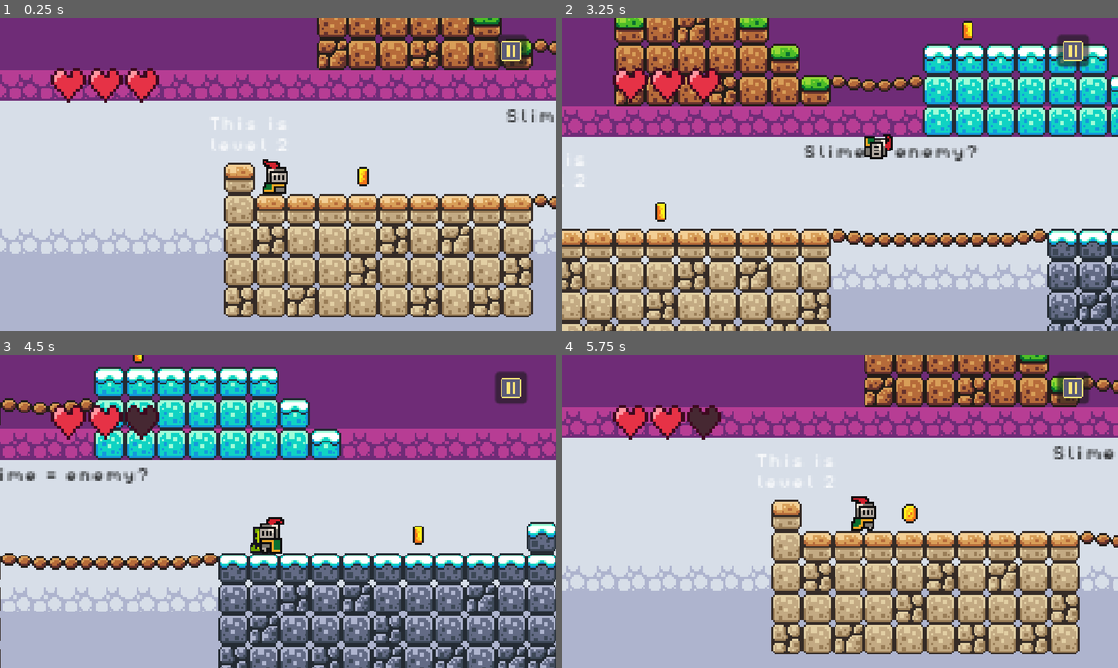
Above: before the commit, frames 1-4 (two rows, left to right).
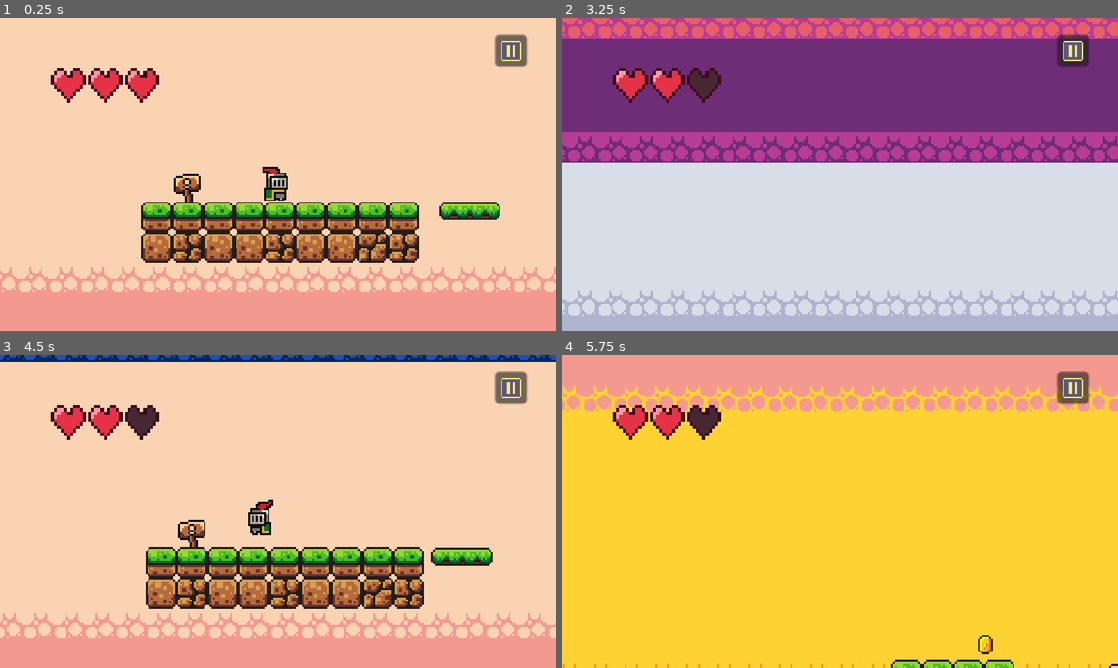
Above: after the commit, the same moments.

Repository: sparklydinosaur310-design/My-cool-game
Game: Godot game, scene res://scenes/level_2.tscn
Two runs of this game, one before a commit and one after it. Both use one fixed random seed, a clock stepped at 60 frames per second and the inputs below. This scene is started directly instead of the project's main scene.
Inputs (mouse positions are in pixels of both pictures, inside the frame that each line leads up to):
- Up to frame 1 (0.25 s): no input
- Up to frame 2 (3.25 s): tap Enter (ui_accept) at 0.5, 0.8, 1.35, 2.3, 2.85 s; move the mouse to (962, 158) at 0.52 s; hold E (interact) 0.53-1.28 s; hold Right (move_right) 0.53-2.03 s; click (962, 158) at 0.67 s; tap Space (jump) at 0.77, 1.52, 3.02 s; move the mouse to (728, 190) at 1.27 s; click (728, 190) at 1.42 s; tap E (interact) at 1.55, 3.05 s; move the mouse to (895, 105) at 2.02 s; hold Left (move_left) 2.03-2.78 s; hold E (interact) 2.03-2.78 s; click (895, 105) at 2.17 s; move the mouse to (812, 237) at 2.77 s; hold Right (move_right) from 2.78 s (still down); click (812, 237) at 2.92 s
- Up to frame 3 (4.5 s): move the mouse to (444, 558) at 3.52 s; tap Alt at 3.6 s; click (444, 558) at 3.67 s; tap Space (jump) at 3.77 s; tap Enter (ui_accept) at 3.8 s; move the mouse to (111, 464) at 4.27 s; release Right (move_right) at 4.28 s; hold Left (move_left) from 4.28 s (still down); tap Shift at 4.35 s; click (111, 464) at 4.42 s
- Up to frame 4 (5.75 s): tap Space (jump) at 4.52 s; tap E (interact) at 4.55 s; move the mouse to (867, 511) at 5.02 s; release Left (move_left) at 5.03 s; hold Right (move_right) from 5.03 s (still down); hold E (interact) from 5.03 s (still down); click (867, 511) at 5.17 s; tap Enter (ui_accept) at 5.3 s

The runs differ from the first frame. In frame 1, 97% of the frame differs, in the area x 0-100%, y 0-100%; in frame 2, 60%; in frame 3, 98%; in frame 4, 98%.

Commit message:
editing end screen

Diff:
--- a/my-cool-game/scenes/end_screen.tscn
+++ b/my-cool-game/scenes/end_screen.tscn
@@ -1,6 +1,5 @@
 [gd_scene format=3 uid="uid://cngmtu5bbt5wn"]
 
-[ext_resource type="FontFile" uid="uid://ct4o260airba6" path="res://assets/fonts/PixelOperator8.ttf" id="1_6e1uj"]
 [ext_resource type="Script" uid="uid://dejy58beecej8" path="res://scripts/end_screen.gd" id="1_jc7ji"]
 [ext_resource type="Script" uid="uid://08ovlqx1ogvj" path="res://scripts/stars.gd" id="2_87vmq"]
 [ext_resource type="FontFile" uid="uid://dbcf76556ij8c" path="res://assets/fonts/PixelOperator8-Bold.ttf" id="2_jc7ji"]
@@ -33,20 +32,7 @@
 mouse_filter = 2
 script = ExtResource("2_87vmq")
 
-[node name="Credits" type="Label" parent="." unique_id=889002194]
-layout_mode = 1
-anchors_preset = 10
-anchor_right = 1.0
-offset_top = 74.0
-offset_bottom = 125.0
-grow_horizontal = 2
-theme_override_fonts/font = ExtResource("1_6e1uj")
-theme_override_font_sizes/font_size = 24
-text = "My cool game
-Made by Salvador"
-horizontal_alignment = 1
-
-[node name="Stats" type="VBoxContainer" parent="." unique_id=515599091]
+[node name="Roll" type="VBoxContainer" parent="." unique_id=515599091]
 layout_mode = 1
 anchors_preset = 8
 anchor_left = 0.5
@@ -60,31 +46,64 @@
 grow_horizontal = 2
 grow_vertical = 2
 
-[node name="Title" type="Label" parent="Stats" unique_id=1229692250]
+[node name="Title" type="Label" parent="Roll" unique_id=1229692250]
 layout_mode = 2
 theme_override_fonts/font = ExtResource("2_jc7ji")
 theme_override_font_sizes/font_size = 32
-text = "Thanks for Playing!"
+text = "My cool game"
+horizontal_alignment = 1
 
-[node name="CoinsLabel" type="Label" parent="Stats" unique_id=612873585]
+[node name="Credits" type="Label" parent="Roll" unique_id=958953925]
+layout_mode = 2
+theme_override_fonts/font = ExtResource("2_jc7ji")
+theme_override_font_sizes/font_size = 24
+text = "Made by Salvador"
+horizontal_alignment = 1
+
+[node name="Spacer" type="Control" parent="Roll" unique_id=1656807664]
+custom_minimum_size = Vector2(0, 150)
+layout_mode = 2
+
+[node name="Thanks" type="Label" parent="Roll" unique_id=1868535411]
+layout_mode = 2
+theme_override_fonts/font = ExtResource("2_jc7ji")
+theme_override_font_sizes/font_size = 32
+text = "Thanks for playing!"
+horizontal_alignment = 1
+
+[node name="CoinsLabel" type="Label" parent="Roll" unique_id=612873585]
 layout_mode = 2
 theme_override_fonts/font = ExtResource("2_jc7ji")
 theme_override_font_sizes/font_size = 24
 
-[node name="DeathsLabel" type="Label" parent="Stats" unique_id=784835842]
+[node name="SlimesLabel" type="Label" parent="Roll" unique_id=1540101234]
 layout_mode = 2
 theme_override_fonts/font = ExtResource("2_jc7ji")
 theme_override_font_sizes/font_size = 24
 
-[node name="TimeLabel" type="Label" parent="Stats" unique_id=2077944026]
+[node name="DeathsLabel" type="Label" parent="Roll" unique_id=784835842]
 layout_mode = 2
 theme_override_fonts/font = ExtResource("2_jc7ji")
 theme_override_font_sizes/font_size = 24
 
-[node name="MenuButton" type="Button" parent="Stats" unique_id=938422105]
+[node name="TimeLabel" type="Label" parent="Roll" unique_id=2077944026]
+layout_mode = 2
+theme_override_fonts/font = ExtResource("2_jc7ji")
+theme_override_font_sizes/font_size = 24
+
+[node name="BestLabel" type="Label" parent="Roll" unique_id=35755039]
+layout_mode = 2
+theme_override_fonts/font = ExtResource("2_jc7ji")
+theme_override_font_sizes/font_size = 24
+
+[node name="Spacer2" type="Control" parent="Roll" unique_id=41342618]
+custom_minimum_size = Vector2(0, 60)
+layout_mode = 2
+
+[node name="MenuButton" type="Button" parent="Roll" unique_id=938422105]
 layout_mode = 2
 theme_override_fonts/font = ExtResource("2_jc7ji")
 theme_override_font_sizes/font_size = 24
 text = "Main Menu"
 
-[connection signal="pressed" from="Stats/MenuButton" to="." method="_on_menu_button_pressed"]
+[connection signal="pressed" from="Roll/MenuButton" to="." method="_on_menu_button_pressed"]
--- a/my-cool-game/scenes/level_2.tscn
+++ b/my-cool-game/scenes/level_2.tscn
@@ -357,7 +357,7 @@
 metadata/_edit_use_anchors_ = true
 
 [node name="Player" parent="." unique_id=1545353489 instance=ExtResource("3_guvtl")]
-position = Vector2(-117, 0)
+position = Vector2(-586, -617)
 
 [node name="Camera2D" type="Camera2D" parent="Player" unique_id=1321588776]
 position = Vector2(1, -10)
@@ -610,6 +610,7 @@
 
 [node name="Sign" parent="." unique_id=1687515793 instance=ExtResource("15_guvtl")]
 position = Vector2(-630, -618)
+ends_game = true
 
 [connection signal="pressed" from="CanvasLayer/PauseButton" to="GameManager" method="_on_pause_button_pressed"]
 [connection signal="pressed" from="CanvasLayer/PauseButton" to="CanvasLayer/pausemenu" method="_on_pause_button_pressed"]
--- a/my-cool-game/scripts/end_screen.gd
+++ b/my-cool-game/scripts/end_screen.gd
@@ -1,36 +1,49 @@
 extends Control
 
-@onready var credits: Label = $Credits
-@onready var stats: VBoxContainer = $Stats
-@onready var coins_label: Label = $Stats/CoinsLabel
-@onready var deaths_label: Label = $Stats/DeathsLabel
-@onready var time_label: Label = $Stats/TimeLabel
+const SCROLL_SPEED = 115.0
+
+@onready var roll: VBoxContainer = $Roll
+@onready var coins_label: Label = $Roll/CoinsLabel
+@onready var slimes_label: Label = $Roll/SlimesLabel
+@onready var deaths_label: Label = $Roll/DeathsLabel
+@onready var time_label: Label = $Roll/TimeLabel
+@onready var best_label: Label = $Roll/BestLabel
+@onready var menu_button: Button = $Roll/MenuButton
 
 var tween: Tween
+var end_y := 0.0
 
 func _ready() -> void:
-	stats.visible = false
-	coins_label.text = "Coins picked up: " + str(Run.total_pickups)
-	deaths_label.text = "Deaths: " + str(Run.deaths)
-	time_label.text = "Time: " + Run.format_time()
+	coins_label.text = "Coins picked up: %d (this run: %d)" % [SaveData.total_coins, Run.total_pickups]
+	slimes_label.text = "Slimes defeated: %d (this run: %d)" % [SaveData.total_slimes, Run.slimes_killed]
+	deaths_label.text = "Deaths: %d (this run: %d)" % [SaveData.total_deaths, Run.deaths]
+	time_label.text = "Time played: %s (this run:%s)" % [SaveData.format_time(), Run.format_time()]
+	best_label.text = "Best: " + str(SaveData.high_score)
+
+	for child in roll.get_children():
+		if child is Label:
+			child.horizontal_alignment = HORIZONTAL_ALIGNMENT_CENTER
+	menu_button.size_flags_horizontal = Control.SIZE_SHRINK_CENTER
+	menu_button.disabled = true
+
+	var screen = get_viewport_rect().size
+	roll.size.x = screen.x
+	roll.position = Vector2(0, screen.y)
 	await get_tree().process_frame
-	credits.position.y = size.y
+
+	var h = roll.get_combined_minimum_size().y
+	if h < screen.y:
+		end_y = (screen.y - h) / 2.0
+	else:
+		end_y = screen.y - h - 40.0
+
+	var duration = (screen.y - end_y) / SCROLL_SPEED
 	tween = create_tween()
-	tween.tween_property(credits, "position:y", -credits.size.y, 12.0)
-	tween.tween_callback(show_stats)
+	tween.tween_property(roll, "position:y", end_y, duration)
+	tween.tween_callback(finish)
 
-func show_stats() -> void:
-	credits.visible = false
-	stats.visible = true
-	stats.modulate.a = 0.0
-	create_tween().tween_property(stats, "modulate:a", 1.0, 1.0)
-
-func _unhandled_input(event: InputEvent) -> void:
-	if stats.visible:
-		return
-	if event.is_action("ui_accept") or (event is InputEventMouseButton and event.pressed):
-		tween.kill()
-		show_stats()
+func finish() -> void:
+	menu_button.disabled = false
 
 func _on_menu_button_pressed() -> void:
 	get_tree().change_scene_to_file("res://scenes/menu.tscn")
--- a/my-cool-game/scripts/game_manager.gd
+++ b/my-cool-game/scripts/game_manager.gd
@@ -11,6 +11,7 @@
 	score += 1
 	score_label.text = "You collected " + str(score) + " coins."
 	SaveData.submit_score(score)
+	SaveData.add_coin()
 	Run.total_pickups += 1
 
 func update_label() -> void:
--- a/my-cool-game/scripts/killzone.gd
+++ b/my-cool-game/scripts/killzone.gd
@@ -13,6 +13,7 @@
 		return
 	Health.lose(1)
 	Run.deaths += 1
+	SaveData.add_death()
 	Run.save_respawn(body)
 	Engine.time_scale = 0.5
 	body.get_node("CollisionShape2D").queue_free()
--- a/my-cool-game/scripts/menu.gd
+++ b/my-cool-game/scripts/menu.gd
@@ -19,6 +19,7 @@
 
 
 func _on_quit_pressed() -> void:
+	SaveData.save_all()
 	get_tree().quit()
 
 
--- a/my-cool-game/scripts/run.gd
+++ b/my-cool-game/scripts/run.gd
@@ -12,6 +12,7 @@
 var total_pickups = 0
 var deaths = 0
 var start_msec = 0
+var slimes_killed = 0
 
 func new_run() -> void:
 	level_index = 0
@@ -21,6 +22,7 @@
 	total_pickups = 0
 	deaths = 0
 	start_msec = Time.get_ticks_msec()
+	slimes_killed = 0
 
 func bank(coins: int) -> void:
 	banked += coins
--- a/my-cool-game/scripts/save_data.gd
+++ b/my-cool-game/scripts/save_data.gd
@@ -1,9 +1,18 @@
 extends Node
 
 const SAVE_PATH = "user://save.cfg"
+
 var high_score: int = 0
 var checkpoints: bool = false
 var levels_unlocked: int = 1
+
+#Lifetime stats
+var total_coins: int = 0
+var total_deaths: int = 0
+var total_slimes: int = 0
+var total_seconds: float = 0.0
+
+var _save_timer := 0.0
 
 func _ready() -> void:
 	var config = ConfigFile.new()
@@ -11,13 +20,32 @@
 		high_score = config.get_value("stats", "high_score", 0)
 		checkpoints = config.get_value("settings", "checkpoints", false)
 		levels_unlocked = config.get_value("progress", "levels_unlocked", 1)
+		total_coins = config.get_value("lifetime", "coins", 0)
+		total_deaths = config.get_value("lifetime", "deaths", 0)
+		total_slimes = config.get_value("lifetime", "slimes", 0)
+		total_seconds = config.get_value("lifetime", "seconds", 0.0)
 
 func save_all() -> void:
 	var config = ConfigFile.new()
 	config.set_value("stats", "high_score", high_score)
 	config.set_value("settings", "checkpoints", checkpoints)
 	config.set_value("progress", "levels_unlocked", levels_unlocked)
+	config.set_value("lifetime", "coins", total_coins)
+	config.set_value("lifetime", "deaths", total_deaths)
+	config.set_value("lifetime", "slimes", total_slimes)
+	config.set_value("lifetime", "seconds", total_seconds)
 	config.save(SAVE_PATH)
+
+func _process(delta: float) -> void:
+	total_seconds += delta
+	_save_timer += delta
+	if _save_timer >= 15.0:
+		_save_timer = 0.0
+		save_all()
+
+func _notification(what: int) -> void:
+	if what == NOTIFICATION_WM_CLOSE_REQUEST:
+		save_all()
 
 func submit_score(score: int) -> void:
 	if score > high_score:
@@ -36,3 +64,19 @@
 	if count > levels_unlocked:
 		levels_unlocked = count
 		save_all()
+
+func add_coin() -> void:
+	total_coins += 1
+	save_all()
+
+func add_death() -> void:
+	total_deaths += 1
+	save_all()
+
+func add_slime() -> void:
+	total_slimes += 1
+	save_all()
+
+func format_time() -> String:
+	var s := int(total_seconds)
+	return "%d:%02d:%02d" % [s / 3600, (s % 3600) / 60, s % 60]
--- a/my-cool-game/scripts/sign.gd
+++ b/my-cool-game/scripts/sign.gd
@@ -1,6 +1,8 @@
 extends Area2D
 
 @export_multiline var message := "This is the end of My Cool Game"
+@export var prompt_text := 'Press "E" to read the sign'
+@export var ends_game := false
 
 var player_near := false
 var reading := false
@@ -9,6 +11,7 @@
 @onready var message_label: Label = $CanvasLayer/Message
 
 func _ready() -> void:
+	prompt.text = prompt_text
 	prompt.visible = false
 	message_label.visible = false
 
@@ -25,8 +28,20 @@
 		message_label.visible = false
 
 func _unhandled_input(event: InputEvent) -> void:
-	if player_near and event.is_action_pressed("interact"):
-		reading = not reading
-		message_label.text = message
-		message_label.visible = reading
-		prompt.visible = not reading
+	if not player_near or not event.is_action_pressed("interact"):
+		return
+	if ends_game:
+		finish_game()
+		return
+	reading = not reading
+	message_label.text = message
+	message_label.visible = reading
+	prompt.visible = not reading
+
+func finish_game() -> void:
+	player_near = false
+	var gm = get_tree().get_first_node_in_group("game_manager")
+	if gm:
+		Run.bank(gm.score)
+	SaveData.submit_score(Run.banked)
+	get_tree().change_scene_to_file("res://scenes/end_screen.tscn")
--- a/my-cool-game/scripts/slime.gd
+++ b/my-cool-game/scripts/slime.gd
@@ -40,6 +40,8 @@
 	create_tween().tween_property(animated_sprite, "modulate", Color.WHITE, 0.2)
 
 func die(player) -> void:
+	SaveData.add_slime()
+	Run.slimes_killed += 1
 	dead = true
 	set_process(false)
 	$Killzone.set_deferred("monitoring", false)
